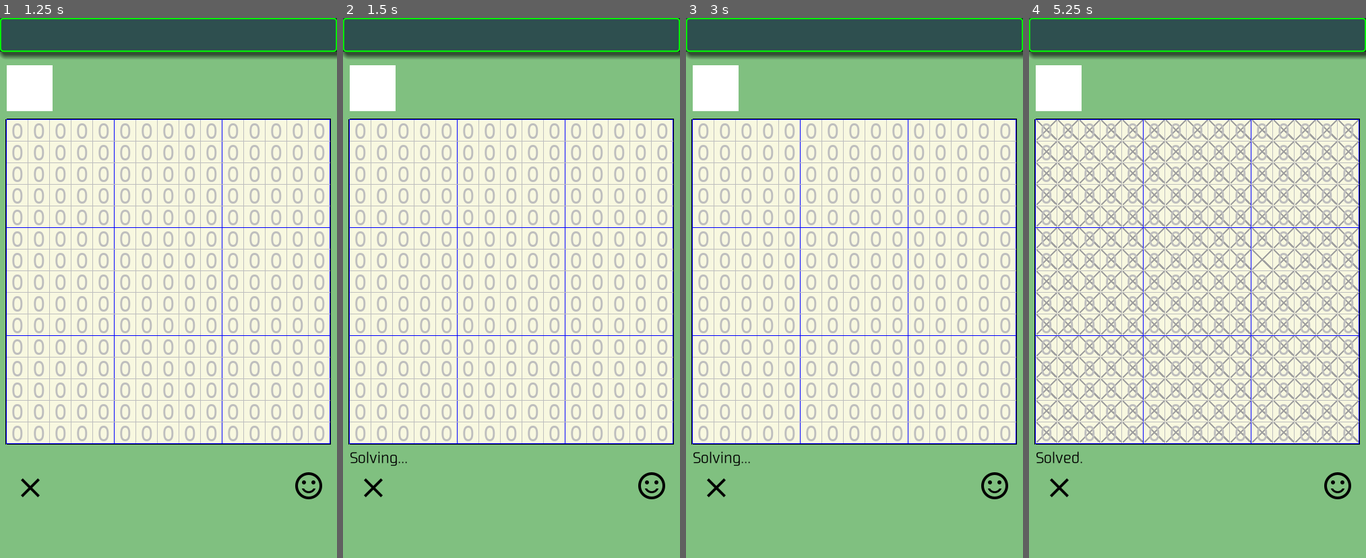
Above: before the commit, frames 1-4 (left to right).
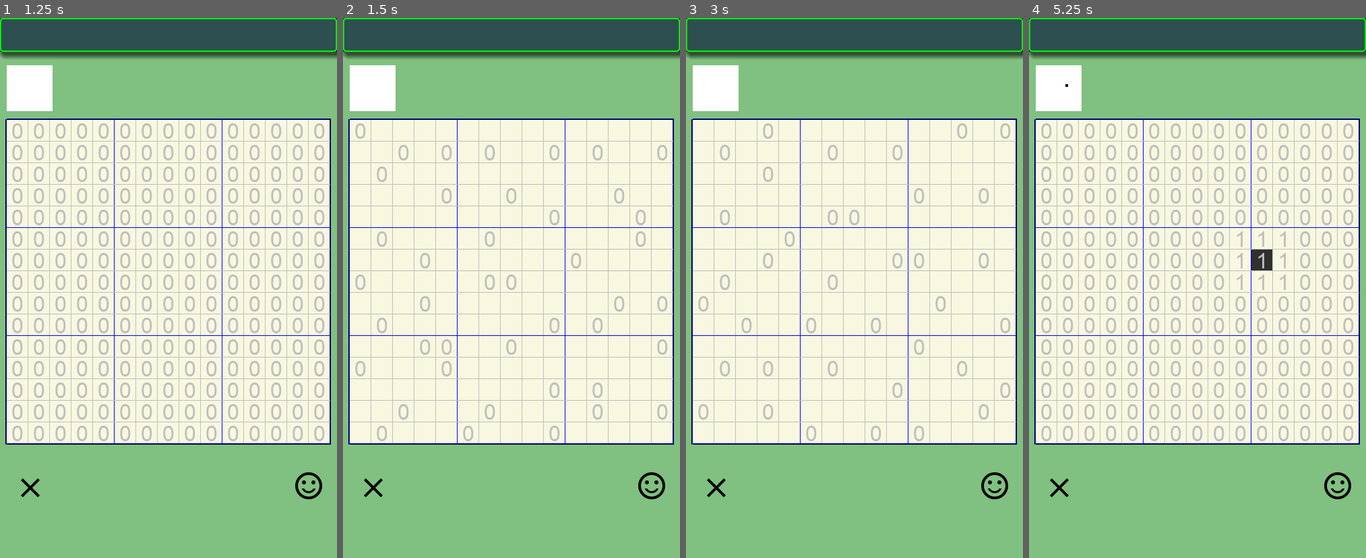
Above: after the commit, the same moments.

Repository: vivisuke/SakuSakuMosaic
Game: Godot game, scene res://MainScene.tscn
Same seed, same stepped clock (60 frames per second), same inputs: the game is played once before the commit and once after it.
Inputs (mouse positions are in pixels of both pictures, inside the frame that each line leads up to):
- Up to frame 1 (1.25 s): click (30, 487) at 0.5 s
- Up to frame 2 (1.5 s): click (653, 487) at 1.25 s
- Up to frame 3 (3 s): click (716, 487) at 2 s; click (996, 487) at 2.75 s
- Up to frame 4 (5.25 s): click (1059, 487) at 3.5 s; click (1339, 487) at 4.25 s; tap Enter at 5 s; move the mouse to (1271, 261) at 5.02 s; click (1271, 261) at 5.17 s

Frame 1 is identical in both runs. In frame 2, 7.6% of the frame differs, in the area x 2-97%, y 19-83%; in frame 3, 7.8%; in frame 4, 9.5%, in the area x 2-98%, y 12-83%.

Commit message:
0020 ◎ C 08/17 08/18 0.001│ToDo│盤面クラス定義 0021 ◎ C 08/17 08/18 0.001│ToDo│BASIC問題をとりあえず生成可能に

Diff:
--- a/SakuSakuMosaic/Global.gd
+++ b/SakuSakuMosaic/Global.gd
@@ -13,5 +13,10 @@
 const ARY_HEIGHT = N_IMG_CELL_VERT + 2
 const ARY_SIZE = ARY_WIDTH * ARY_HEIGHT
 
+func xyToAryIX(x, y):
+	return (y+1)*ARY_WIDTH + (x+1)
+func xyToBoardIX(x, y):
+	return y*N_IMG_CELL_HORZ + x
+
 func _ready():
 	pass # Replace with function body.
--- a/SakuSakuMosaic/MainScene.gd
+++ b/SakuSakuMosaic/MainScene.gd
@@ -1,10 +1,169 @@
 extends Node2D
-
-onready var g = get_node("/root/Global")
 
 const BLACK = 0
 const CROSS = 1
 const UNKNOWN = -1
+
+class Board:
+	var g
+	var ary_clues = []			#	手がかり数字配列（番人あり）、番人部分は 0
+	var ary_state = []			#	状態配列（番人あり）、番人部分は CROSS
+	var ix_ary = []				#	手がかり数字を消す位置配列
+
+	func _init():
+		g = Global
+		ary_clues.resize(g.ARY_SIZE)
+		ary_state.resize(g.ARY_SIZE)
+		for i in range(g.ARY_SIZE):
+			ary_clues[i] = 0
+			ary_state[i] = CROSS
+		ix_ary.resize(g.N_IMG_CELL_VERT*g.N_IMG_CELL_HORZ)
+		for y in range(g.N_IMG_CELL_VERT):
+			for x in range(g.N_IMG_CELL_HORZ):
+				ix_ary[g.xyToBoardIX(x, y)] = g.xyToAryIX(x, y)
+	#func xyToAryIX(x, y):		# undone: Global に移動？
+	#	return (y+1)*g.ARY_WIDTH + (x+1)
+	func setup(clueLabels):
+		for y in range(g.N_IMG_CELL_VERT):
+			for x in range(g.N_IMG_CELL_HORZ):
+				var ix = g.xyToAryIX(x, y)
+				ary_state[ix] = UNKNOWN
+				var label = clueLabels[x+y*g.N_IMG_CELL_HORZ]
+				ary_clues[ix] = int(label.text)
+				#ary_clues[ix] = -1 if label.text == "" else int(label.text)
+	func print_clues():
+		for y in range(g.N_IMG_CELL_VERT):
+			var txt = ""
+			for x in range(g.N_IMG_CELL_HORZ):
+				var ix = g.xyToAryIX(x, y)
+				if ary_clues[ix] < 0:
+					txt += " "
+				else:
+					txt += String(ary_clues[ix])
+			print(txt)
+	func count_ary_unknown():
+		var un_cnt = 0		# UNKNOWN 数
+		for y in range(g.N_IMG_CELL_VERT):
+			for x in range(g.N_IMG_CELL_HORZ):
+				var ix = g.xyToAryIX(x, y)
+				if ary_state[ix] == UNKNOWN:
+					un_cnt += 1
+		return un_cnt
+	func count_ary_black(ix):		#	ix を中心とする 3x3 ブロック内の 黒 数を数える
+		var cnt = 0
+		if( ary_state[ix-g.ARY_WIDTH-1] == BLACK ):
+			cnt += 1;
+		if( ary_state[ix-g.ARY_WIDTH] == BLACK ):
+			cnt += 1;
+		if( ary_state[ix-g.ARY_WIDTH+1] == BLACK ):
+			cnt += 1;
+		if( ary_state[ix-1] == BLACK ):
+			cnt += 1;
+		if( ary_state[ix] == BLACK ):
+			cnt += 1;
+		if( ary_state[ix+1] == BLACK ):
+			cnt += 1;
+		if( ary_state[ix+g.ARY_WIDTH-1] == BLACK ):
+			cnt += 1;
+		if( ary_state[ix+g.ARY_WIDTH] == BLACK ):
+			cnt += 1;
+		if( ary_state[ix+g.ARY_WIDTH+1] == BLACK ):
+			cnt += 1;
+		return cnt
+	func count_ary_cross(ix):		#	ix を中心とする 3x3 ブロック内の バツ 数を数える
+		var cnt = 0
+		if( ary_state[ix-g.ARY_WIDTH-1] == CROSS ):
+			cnt += 1;
+		if( ary_state[ix-g.ARY_WIDTH] == CROSS ):
+			cnt += 1;
+		if( ary_state[ix-g.ARY_WIDTH+1] == CROSS ):
+			cnt += 1;
+		if( ary_state[ix-1] == CROSS ):
+			cnt += 1;
+		if( ary_state[ix] == CROSS ):
+			cnt += 1;
+		if( ary_state[ix+1] == CROSS ):
+			cnt += 1;
+		if( ary_state[ix+g.ARY_WIDTH-1] == CROSS ):
+			cnt += 1;
+		if( ary_state[ix+g.ARY_WIDTH] == CROSS ):
+			cnt += 1;
+		if( ary_state[ix+g.ARY_WIDTH+1] == CROSS ):
+			cnt += 1;
+		return cnt
+	func fill_black(ix):	# 手がかり数字＋周りのバツ数が９ならばバツ以外の場所を黒にする
+		var cnt = count_ary_cross(ix)
+		if ary_clues[ix] >= 0 && ary_clues[ix] + cnt == 9:
+			if ary_state[ix-g.ARY_WIDTH-1] == UNKNOWN:
+				ary_state[ix-g.ARY_WIDTH-1] = BLACK
+			if ary_state[ix-g.ARY_WIDTH] == UNKNOWN:
+				ary_state[ix-g.ARY_WIDTH] = BLACK
+			if ary_state[ix-g.ARY_WIDTH+1] == UNKNOWN:
+				ary_state[ix-g.ARY_WIDTH+1] = BLACK
+			if ary_state[ix-1] == UNKNOWN:
+				ary_state[ix-1] = BLACK
+			if ary_state[ix] == UNKNOWN:
+				ary_state[ix] = BLACK
+			if ary_state[ix+1] == UNKNOWN:
+				ary_state[ix+1] = BLACK
+			if ary_state[ix+g.ARY_WIDTH-1] == UNKNOWN:
+				ary_state[ix+g.ARY_WIDTH-1] = BLACK
+			if ary_state[ix+g.ARY_WIDTH] == UNKNOWN:
+				ary_state[ix+g.ARY_WIDTH] = BLACK
+			if ary_state[ix+g.ARY_WIDTH+1] == UNKNOWN:
+				ary_state[ix+g.ARY_WIDTH+1] = BLACK
+	func fill_cross(ix):	# 手がかり数字 == 周りの黒数 ならば UNKNOWN の場所をバツにする
+		var cnt = count_ary_black(ix)
+		if ary_clues[ix] >= 0 && ary_clues[ix] == cnt:
+			if ary_state[ix-g.ARY_WIDTH-1] == UNKNOWN:
+				ary_state[ix-g.ARY_WIDTH-1] = CROSS
+			if ary_state[ix-g.ARY_WIDTH] == UNKNOWN:
+				ary_state[ix-g.ARY_WIDTH] = CROSS
+			if ary_state[ix-g.ARY_WIDTH+1] == UNKNOWN:
+				ary_state[ix-g.ARY_WIDTH+1] = CROSS
+			if ary_state[ix-1] == UNKNOWN:
+				ary_state[ix-1] = CROSS
+			if ary_state[ix] == UNKNOWN:
+				ary_state[ix] = CROSS
+			if ary_state[ix+1] == UNKNOWN:
+				ary_state[ix+1] = CROSS
+			if ary_state[ix+g.ARY_WIDTH-1] == UNKNOWN:
+				ary_state[ix+g.ARY_WIDTH-1] = CROSS
+			if ary_state[ix+g.ARY_WIDTH] == UNKNOWN:
+				ary_state[ix+g.ARY_WIDTH] = CROSS
+			if ary_state[ix+g.ARY_WIDTH+1] == UNKNOWN:
+				ary_state[ix+g.ARY_WIDTH+1] = CROSS
+	func solve():
+		for y in range(g.N_IMG_CELL_VERT):
+			for x in range(g.N_IMG_CELL_HORZ):
+				ary_state[g.xyToAryIX(x, y)] = UNKNOWN
+		var uc0 = 0
+		while true:
+			for y in range(g.N_IMG_CELL_VERT):
+				for x in range(g.N_IMG_CELL_HORZ):
+					fill_black(g.xyToAryIX(x, y))
+			for y in range(g.N_IMG_CELL_VERT):
+				for x in range(g.N_IMG_CELL_HORZ):
+					fill_cross(g.xyToAryIX(x, y))
+			var uc = count_ary_unknown()
+			if uc == 0:
+				return true
+			if uc == uc0:
+				return false
+			uc0 = uc
+	func gen_quest(clueLabels):
+		setup(clueLabels)
+		ix_ary.shuffle();
+		#var txt = ""
+		#for i in range(ix_ary.size()):
+		#	txt += String(ix_ary[i]) + " "
+		#print(ix_ary)
+		for i in range(ix_ary.size()):
+			var ix = ix_ary[i]
+			var t = ary_clues[ix]
+			ary_clues[ix] = -1
+			if !solve():
+				ary_clues[ix] = t
 
 var solving = false		#
 var solved = false
@@ -13,9 +172,16 @@
 var ary_clues = []			#	手がかり数字配列（番人あり）、番人部分は 0
 var ary_state = []			#	状態配列（番人あり）、番人部分は CROSS
 
+var rng = RandomNumberGenerator.new()
+
+onready var bd = Board.new()
+onready var g = get_node("/root/Global")
+
 var NumLabel = load("res://NumLabel.tscn")
 
 func _ready():
+	#print(bd.ary_clues.size())
+	rng.randomize()
 	ary_clues.resize(g.ARY_SIZE)
 	ary_state.resize(g.ARY_SIZE)
 	for i in range(g.ARY_SIZE):
@@ -36,11 +202,11 @@
 			nl.rect_position = Vector2(px, py)
 			#nl.text = String(x % 10)
 			$BoardBG.add_child(nl)
-			clueLabels[x+y*g.N_IMG_CELL_HORZ] = nl
+			clueLabels[g.xyToBoardIX(x, y)] = nl
 	update_MiniMap()
 	pass # Replace with function body.
-func xyToAryIX(x, y):
-	return (y+1)*g.ARY_WIDTH + (x+1)
+#func xyToAryIX(x, y):
+#	return (y+1)*g.ARY_WIDTH + (x+1)
 func count_black(x, y):
 	var cnt = 0
 	if( $BoardBG/TileMap.get_cell(x-1, y-1) == BLACK ):
@@ -108,8 +274,8 @@
 	for y in range(g.N_IMG_CELL_VERT):
 		for x in range(g.N_IMG_CELL_HORZ):
 			var cnt = count_black(x, y)
-			clueLabels[x+y*g.N_IMG_CELL_HORZ].text = String(cnt)
-			ary_clues[xyToAryIX(x, y)] = cnt
+			clueLabels[g.xyToBoardIX(x, y)].text = String(cnt)
+			ary_clues[g.xyToAryIX(x, y)] = cnt
 func update_MiniMap():
 	for y in range(g.N_IMG_CELL_VERT):
 		for x in range(g.N_IMG_CELL_HORZ):
@@ -127,8 +293,8 @@
 			cell_pressed(xy.x, xy.y)
 func cell_pressed(x, y):
 	if solving:
-		clueLabels[x+y*g.N_IMG_CELL_HORZ].text = ""
-		ary_clues[xyToAryIX(x, y)] = -1
+		clueLabels[g.xyToBoardIX(x, y)].text = ""
+		ary_clues[g.xyToAryIX(x, y)] = -1
 		return
 	#solving = false
 	#solved = false
@@ -201,14 +367,32 @@
 			ary_state[ix+g.ARY_WIDTH] = CROSS
 		if ary_state[ix+g.ARY_WIDTH+1] == UNKNOWN:
 			ary_state[ix+g.ARY_WIDTH+1] = CROSS
+func remove_clues_randomly():
+		for y in range(g.N_IMG_CELL_VERT):
+			for x in range(g.N_IMG_CELL_HORZ):
+				if rng.randi() % 100 < 40:
+					clueLabels[g.xyToBoardIX(x, y)].text = ""
+					ary_clues[g.xyToAryIX(x, y)] = -1
 func _on_BasicButton_pressed():
+	bd.gen_quest(clueLabels)
+	#bd.setup(clueLabels)
+	#print(bd.ary_clues)
+	bd.print_clues()
+	#print(bd.solve())
+	for y in range(g.N_IMG_CELL_VERT):
+		for x in range(g.N_IMG_CELL_HORZ):
+			$BoardBG/TileMap.set_cell(x, y, UNKNOWN)
+			var c = bd.ary_clues[g.xyToAryIX(x, y)]
+			clueLabels[g.xyToBoardIX(x, y)].text = String(c) if c >= 0 else ""
+	return
 	if !solving:
 		solving = true
+		remove_clues_randomly()
 		$MessLabel.text = "Solving..."
 		for y in range(g.N_IMG_CELL_VERT):
 			for x in range(g.N_IMG_CELL_HORZ):
 				$BoardBG/TileMap.set_cell(x, y, UNKNOWN)
-				var ix = xyToAryIX(x, y)
+				var ix = g.xyToAryIX(x, y)
 				ary_state[ix] = UNKNOWN
 	elif solved:
 		solving = false
@@ -222,14 +406,14 @@
 	else:
 		for y in range(g.N_IMG_CELL_VERT):
 			for x in range(g.N_IMG_CELL_HORZ):
-				fill_black(xyToAryIX(x, y))
-		for y in range(g.N_IMG_CELL_VERT):
-			for x in range(g.N_IMG_CELL_HORZ):
-				fill_cross(xyToAryIX(x, y))
+				fill_black(g.xyToAryIX(x, y))
+		for y in range(g.N_IMG_CELL_VERT):
+			for x in range(g.N_IMG_CELL_HORZ):
+				fill_cross(g.xyToAryIX(x, y))
 	var un_cnt = 0		# UNKNOWN 数
 	for y in range(g.N_IMG_CELL_VERT):
 		for x in range(g.N_IMG_CELL_HORZ):
-			var ix = xyToAryIX(x, y)
+			var ix = g.xyToAryIX(x, y)
 			$BoardBG/TileMap.set_cell(x, y, ary_state[ix])
 			if ary_state[ix] == UNKNOWN:
 				un_cnt += 1
--- a/SakuSakuMosaic/MainScene.tscn
+++ b/SakuSakuMosaic/MainScene.tscn
@@ -112,7 +112,6 @@
 tile_set = SubResource( 2 )
 cell_size = Vector2( 32, 32 )
 format = 1
-tile_data = PoolIntArray( 65540, 0, 0, 65541, 0, 0, 65542, 0, 0, 65543, 1, 0, 131077, 0, 0, 131078, 1, 0, 131079, 1, 0, 196613, 0, 0, 262149, 0, 0, 327685, 0, 0 )
 
 [node name="Grid" type="ColorRect" parent="BoardBG"]
 margin_right = 40.0
Not shown, changed: SakuSakuMozaic.spr
